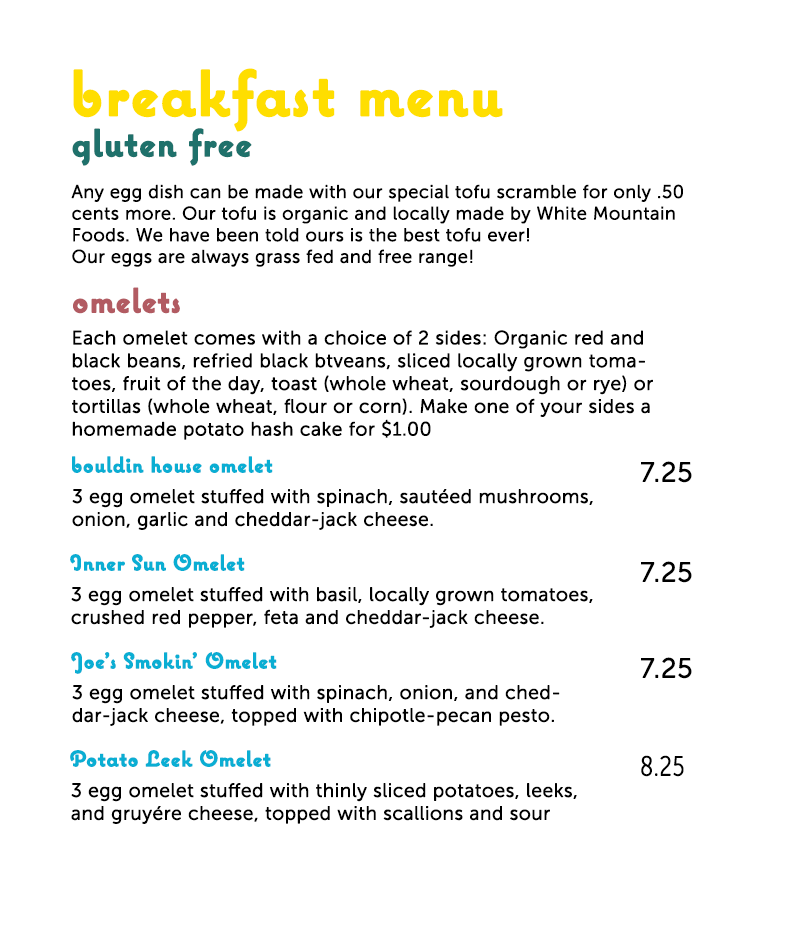
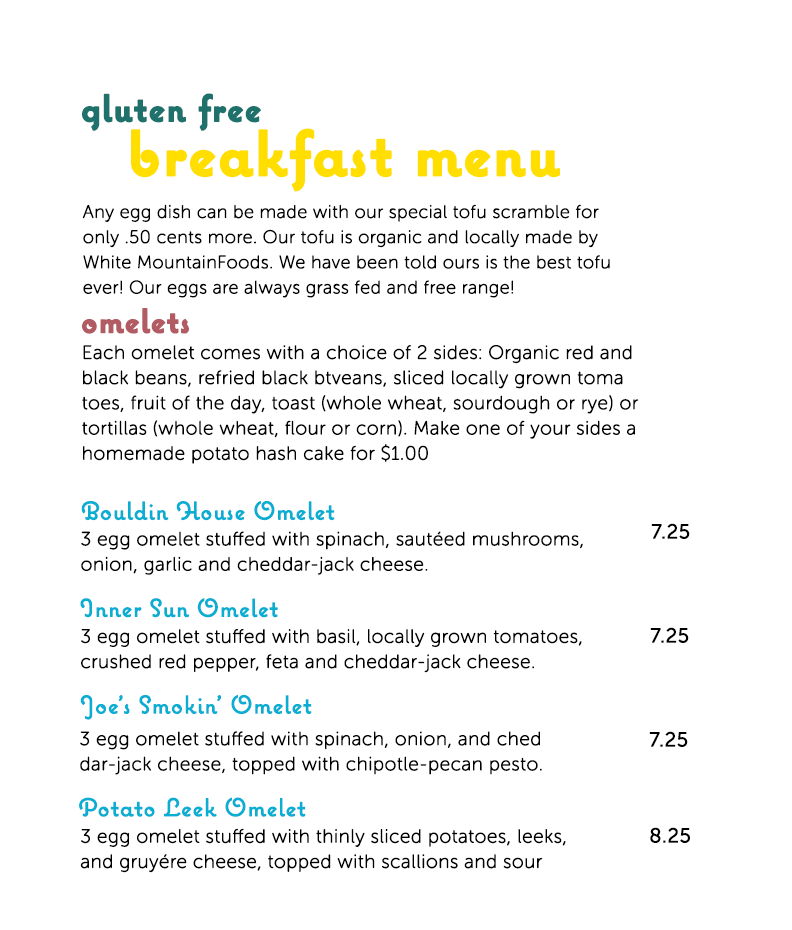
Layers edited between the first and the second 792 x 930 image:
painted on "breakfast menu" over [73, 68, 560, 192]
painted on "gluten free" over [72, 93, 261, 166]
painted on "Each omelet comes with a choice of 2 sides: Organic red and bla" over [72, 330, 653, 464]
painted on "omelets" over [73, 287, 189, 334]
painted on "7.25" (1st of 4, in "Group 1") over [641, 755, 690, 843]
painted on "7.25" (2nd of 4, in "Group 1") over [641, 657, 692, 747]
painted on "7.25" (3rd of 4, in "Group 1") over [641, 561, 692, 643]
painted on "7.25" (4th of 4, in "Group 1") over [641, 461, 692, 539]
added group "omelet dishes" with 8 layers above "Any egg dish can be made with our special tofu scramble for onl" over [79, 501, 583, 873]
moved "3 egg omelet stuffed with spinach, sautéed mushrooms, onion, ga" into group "omelet dishes", painted on it over [72, 489, 593, 575]
removed layer "bouldin house omelet" over [72, 456, 273, 473]
moved "Inner Sun Omelet" into group "omelet dishes", painted on it over [70, 554, 278, 618]
added layer "Bouldin House Omelet" in group "omelet dishes" over [81, 501, 335, 521]
moved "3 egg omelet stuffed with basil, locally grown tomatoes, crushe" into group "omelet dishes", painted on it over [71, 587, 593, 673]
added layer "3 egg omelet stuffed with spinach, onion, and ched dar-jack che" in group "omelet dishes" over [80, 731, 542, 775]
moved "Joe's Smokin' Omelet" into group "omelet dishes", painted on it over [71, 652, 312, 720]
moved "Potato Leek Omelet" into group "omelet dishes", painted on it over [70, 750, 306, 817]
removed layer "3 egg omelet stuffed with spinach, onion, and cheddar-jack chee" over [72, 685, 560, 726]
moved "3 egg omelet stuffed with thinly sliced potatoes, leeks, and gr" into group "omelet dishes", painted on it over [71, 783, 577, 873]
painted on "Any egg dish can be made with our special tofu scramble for onl" over [71, 184, 683, 298]
